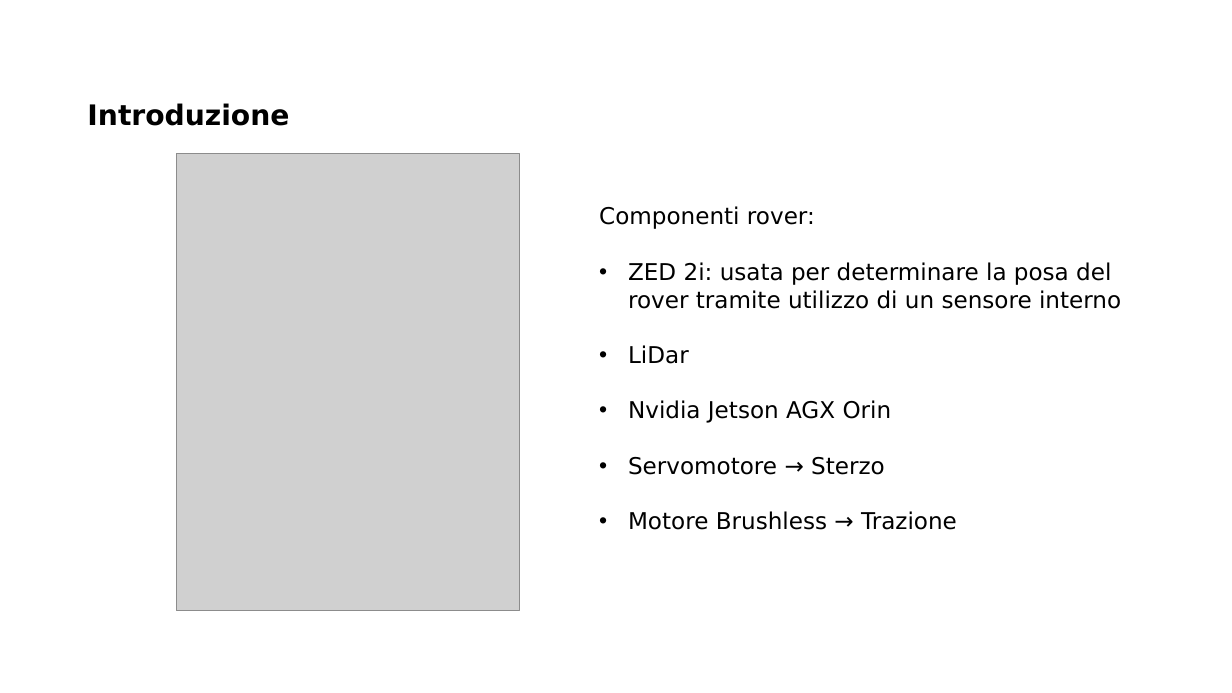
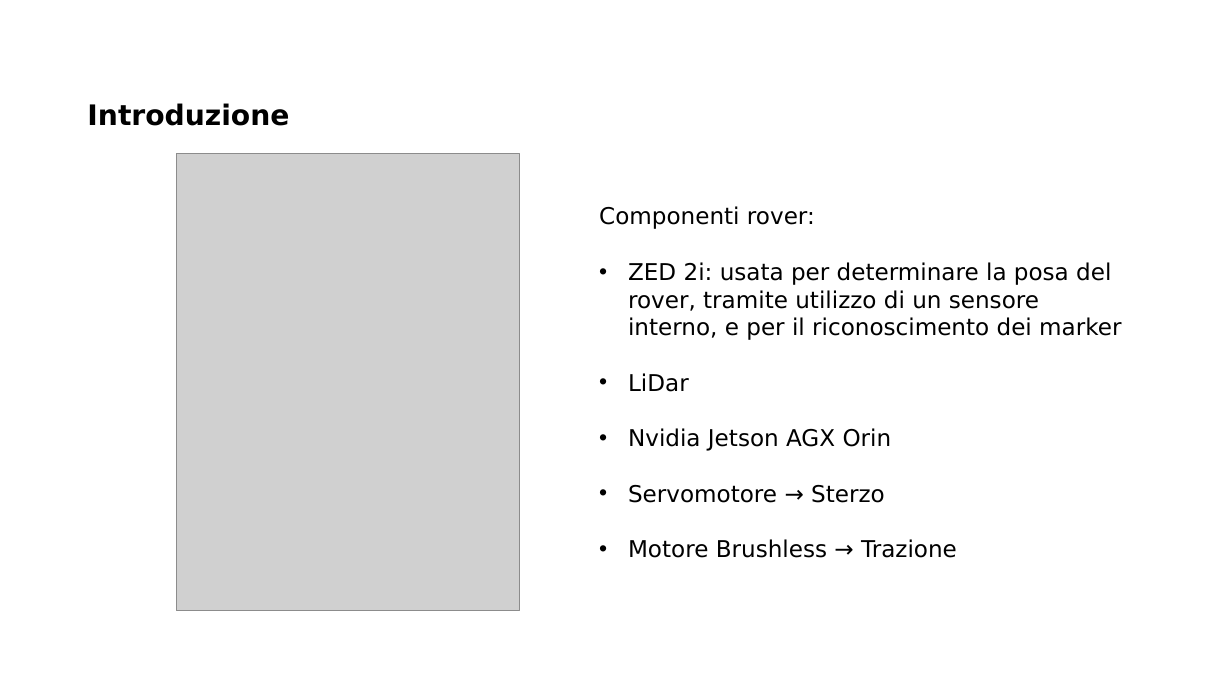
Before and after one commit to MarcoMinarelli/Rover_LabAuto, a slide deck: slide 2 of Presentazione LabAuto.pptx. Drawn at 1232x693 pixels with LibreOffice and Linux fonts; fonts in the diff are those of the drawing; grey boxes stand for pictures; background and template pictures are left out. Boxes give left, top, right and bottom in pixels: in the first picture for what was removed or moved away, otherwise in the second. Text is boxed around its words. In the diff, an @@ line names an element or a change of style, - is before the commit and + after.

```diff
--- a/Presentazione LabAuto.pptx
+++ b/Presentazione LabAuto.pptx
@@ text at box(628, 262, 1121, 340): text changed @@
-• ZED 2i: usata per determinare la posa del rover tramite utilizzo di un sensore interno
+• ZED 2i: usata per determinare la posa del rover, tramite utilizzo di un sensore interno, e per il riconoscimento dei marker
```
Also in this commit, not shown: 4 other slides changed.
